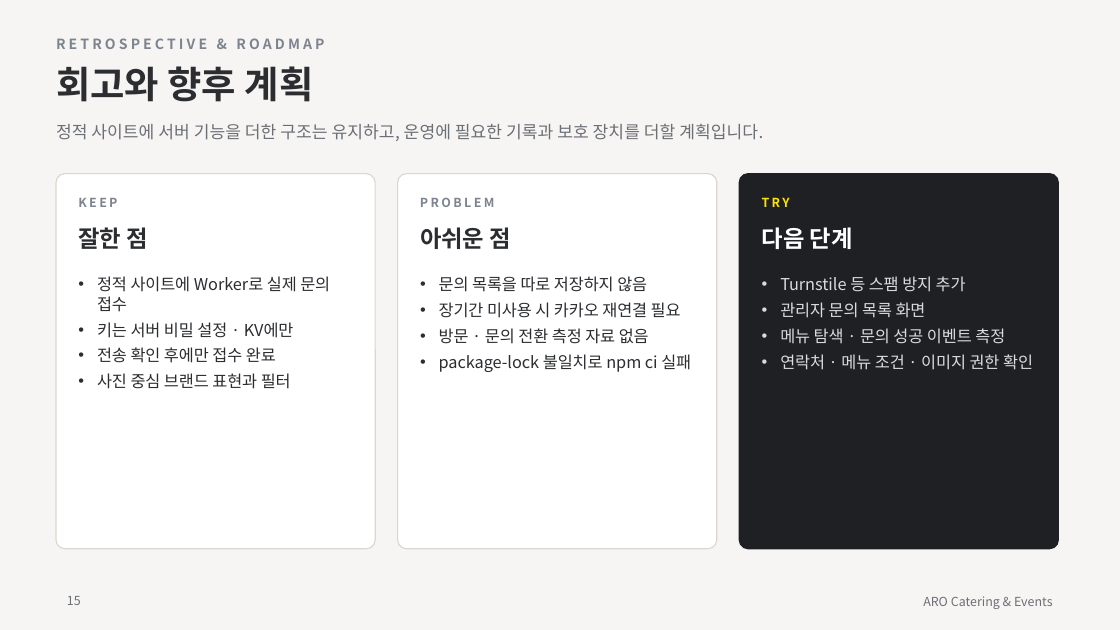
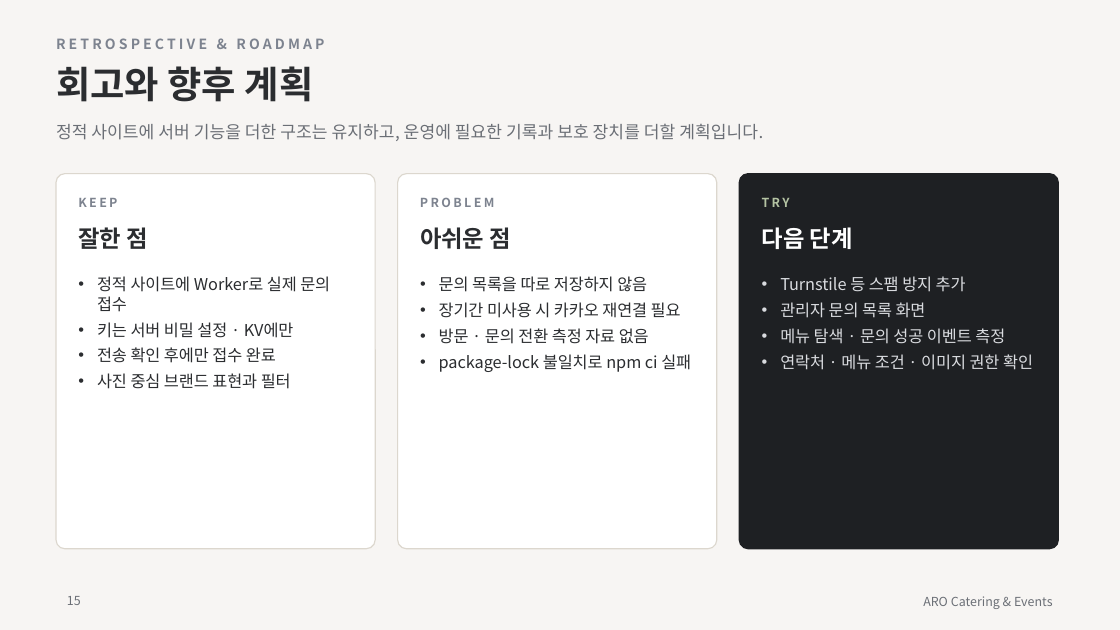
Before and after one commit to hyeran712/aro1, a slide deck: slide 15 of output/ARO_website_portfolio_summary.pptx. Drawn at 1120x630 pixels with LibreOffice and Linux fonts; fonts in the diff are those of the drawing. Boxes give left, top, right and bottom in pixels: in the first picture for what was removed or moved away, otherwise in the second. Text is boxed around its words. In the diff, an @@ line names an element or a change of style, - is before the commit and + after.

```diff
--- a/output/ARO_website_portfolio_summary.pptx
+++ b/output/ARO_website_portfolio_summary.pptx
@@ text "TRY" at <box>762,198,790,207</box>: text colour #FEE500 to #B4C3A3 @@
```
Also in this commit, not shown: 3 other slides changed, 4 other files.
